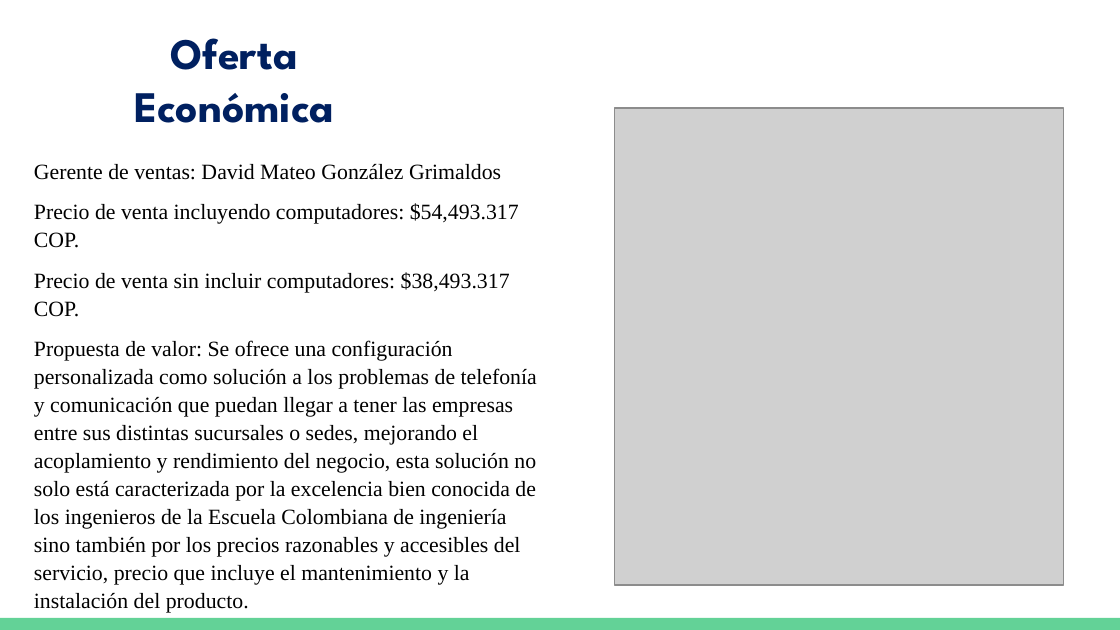
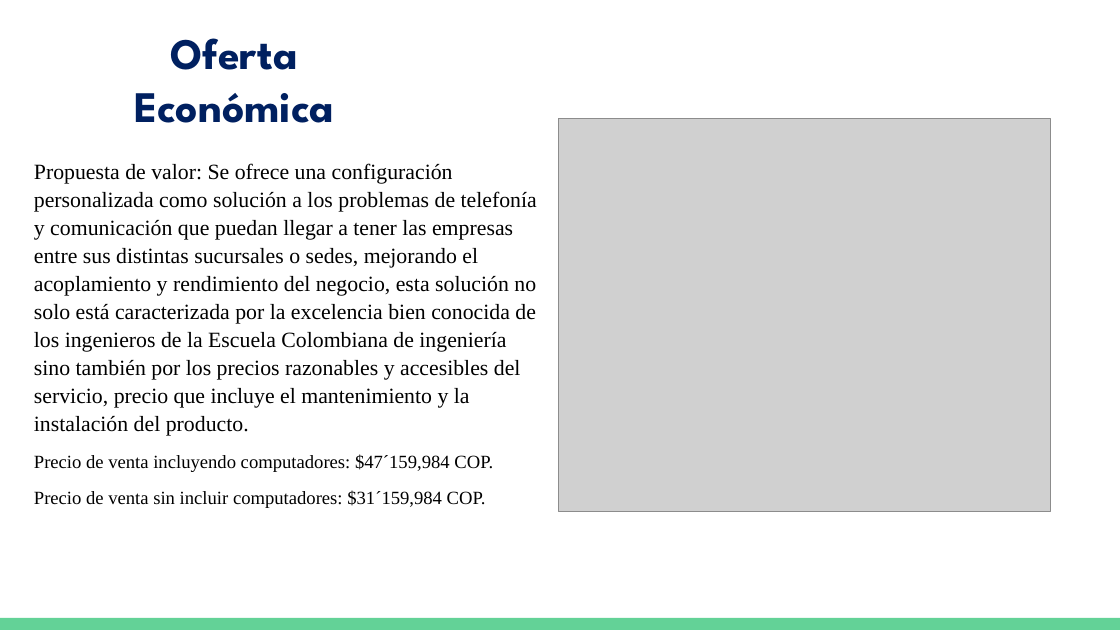
Before and after one commit to Diego23p/ProyectoDRLW, a slide deck: slide 4 of Proyecto DRLW(02-04-2020).pptx. Drawn at 1120x630 pixels with LibreOffice and Linux fonts; fonts in the diff are those of the drawing; grey boxes stand for pictures. Boxes give left, top, right and bottom in pixels: in the first picture for what was removed or moved away, otherwise in the second. Text is boxed around its words. In the diff, an @@ line names an element or a change of style, - is before the commit and + after.

Commit message:
Propuesta y Oferta economica

```diff
--- a/Proyecto DRLW(02-04-2020).pptx
+++ b/Proyecto DRLW(02-04-2020).pptx
@@ picture resized from (x1=614, y1=108, x2=1063, y2=585) to (x1=559, y1=119, x2=1051, y2=512) @@
@@ text at (x1=34, y1=164, x2=519, y2=317): paragraphs removed @@
-Gerente de ventas: David Mateo González Grimaldos
-Precio de venta incluyendo computadores: $54,493.317 COP.
-Precio de venta sin incluir computadores: $38,493.317 COP.
@@ text at (x1=34, y1=454, x2=493, y2=508): paragraphs added @@
+Precio de venta incluyendo computadores: $47´159,984 COP.
+Precio de venta sin incluir computadores: $31´159,984 COP.
```
Also in this commit, not shown: 1 other slide changed, 3 other files.
